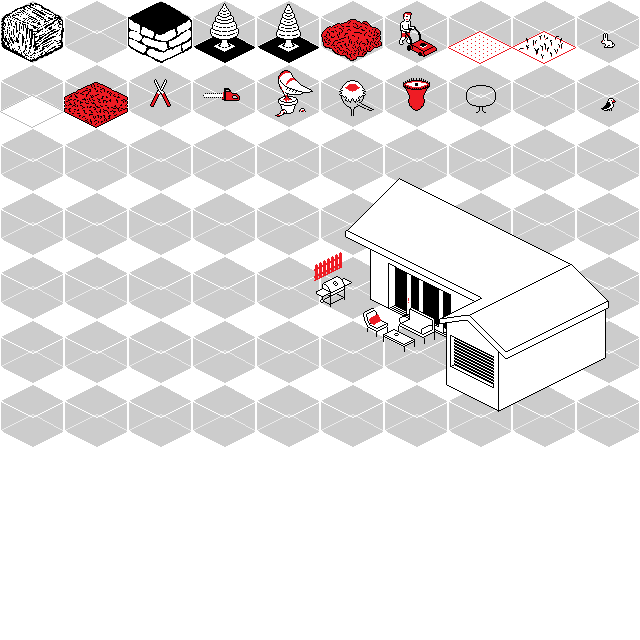
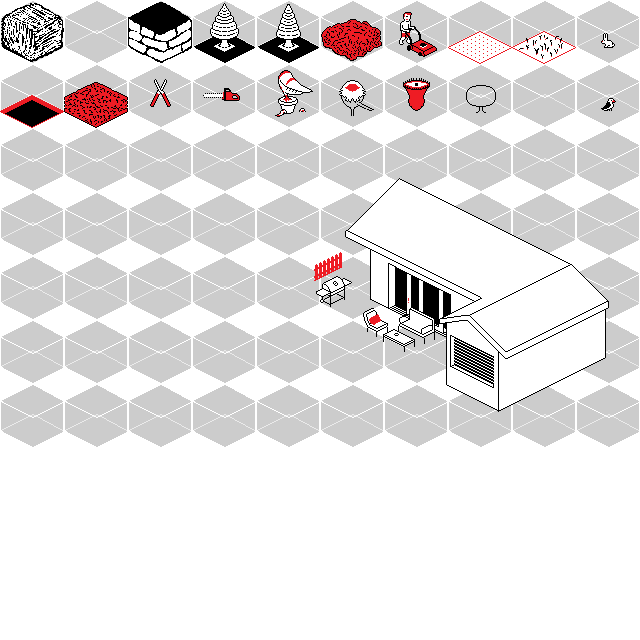
Layer changes from the first 640×640 image to the second:
removed layer "12_frame" (was 26%) from group "Temp" over left=0, top=95, right=64, bottom=128
added layer "12_wider" in group "Tiles" over left=5, top=100, right=59, bottom=114
renamed "12_WhiteBack" to "12_hole", moved it into group "Tiles", painted on it over left=0, top=95, right=64, bottom=128
